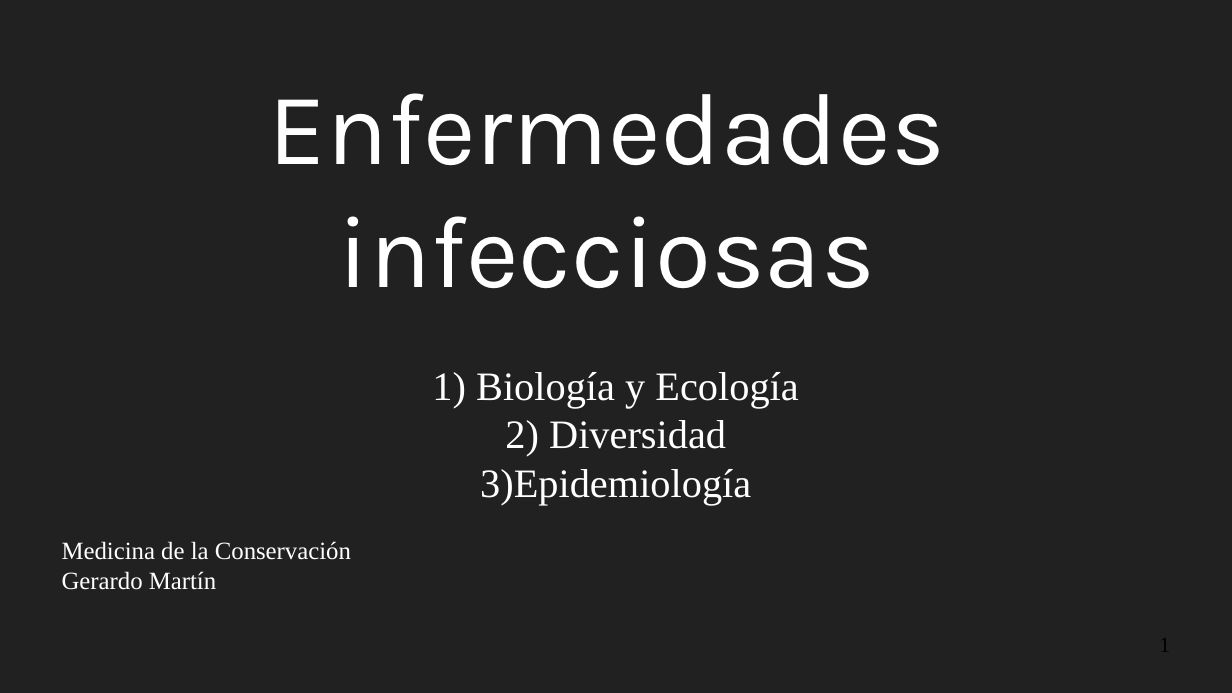
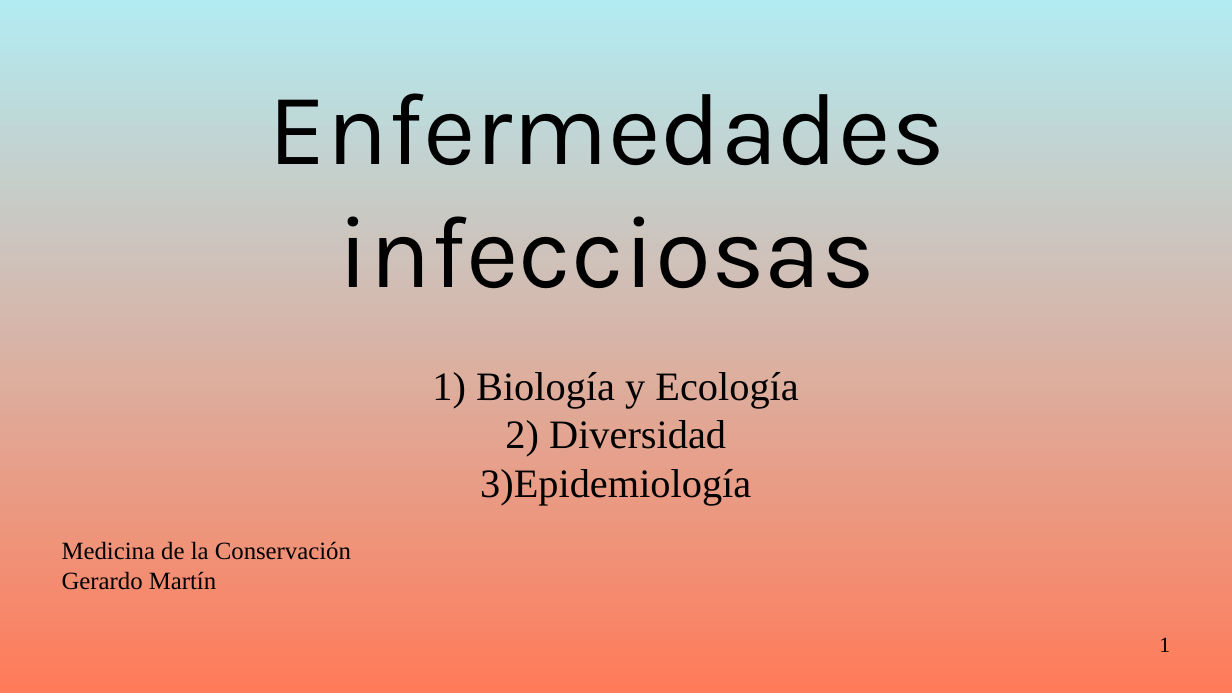
Before and after one commit to gerardommc/Medicina-Cons, a slide deck: slide 1 of Infecciosas.odp. Drawn at 1232x693 pixels with LibreOffice and Linux fonts; fonts in the diff are those of the drawing. Boxes give left, top, right and bottom in pixels: in the first picture for what was removed or moved away, otherwise in the second. Text is boxed around its words. In the diff, an @@ line names an element or a change of style, - is before the commit and + after.

```diff
--- a/Infecciosas.odp
+++ b/Infecciosas.odp
@@ background #212121 to gradient #B2EBF2 to #FF7B59 @@
@@ title "Enfermedades infecciosas" at (269, 93, 945, 289): text colour #FFFFFF to #000000 @@
@@ subtitle "Biología y Ecología" at (62, 372, 798, 590): text colour #FFFFFF to #000000; bullet colour #FFFFFF to #000000 @@
@@ page number added at (1159, 637, 1170, 652), 14 pt, text #000000 @@
+1
```
Also in this commit, not shown: 1 other slide changed, 8 slides added, 17 other files.
